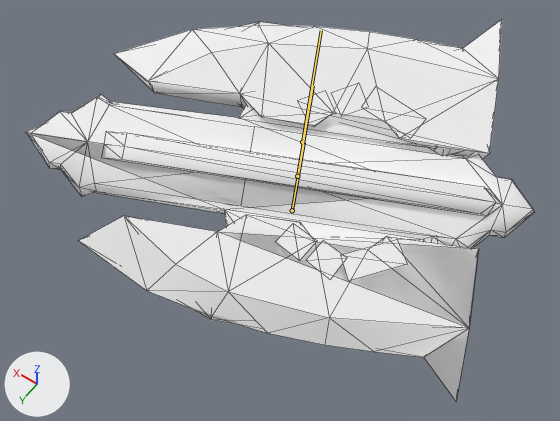
What one commit did to the glTF model docs/poses/weapons/mot/w14_g00_off_draw.glb.
Camera for both pictures: a 50 mm lens placed at (-0.19, 0.77, 2.97), pointed at (0.97, -0.85, 0.41). Lighting does not change. The marker at lower left points along +X, +Y and +Z. The first picture is the older version. Both versions are drawn at frame 12 of the action 'Motion[231]'; the numbers are the values there. The bones that change, and the others that lie on the model, are drawn over the model as lines. Mesh edges are drawn as thin lines.

The first picture shows 'Group[0]', 'Group[100]', 'Group[1]'.
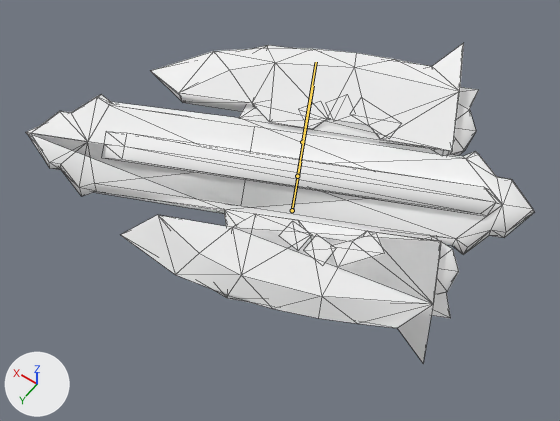
Location of each change, [x1, y1, x2, y2] in pixels of the pictures (560 x 421 px):
'Group[0]', posed (16% narrower, 16% shorter)
    before: [79, 19, 502, 357]
    after: [121, 43, 476, 328]
'Group[100]', posed (16% shorter)
    before: [26, 22, 490, 401]
    after: [26, 45, 478, 363]
bone '1:1', root to tip
    before: (292, 210) to (304, 142)
    after: (292, 210) to (300, 161)
bone '2:2', root to tip
    before: (302, 142) to (321, 30)
    after: (302, 142) to (316, 62)

What the commit changed:
Bone '1:1' (bone_1_1) is rescaled from (1.24, 1.24, 1.24) to (1.0, 1.0, 1.0).
Bone '2:2' (bone_2_2) is rescaled from (1.24, 1.24, 1.24) to (1.0, 1.0, 1.0).
